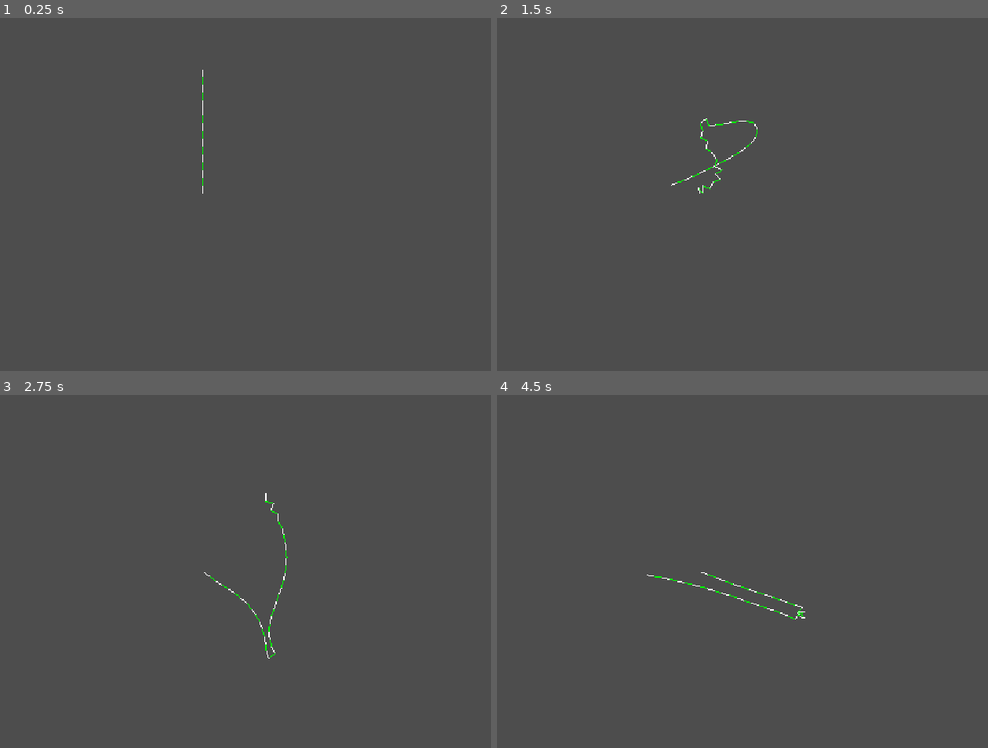
Above: before the commit, frames 1-4 (two rows, left to right).
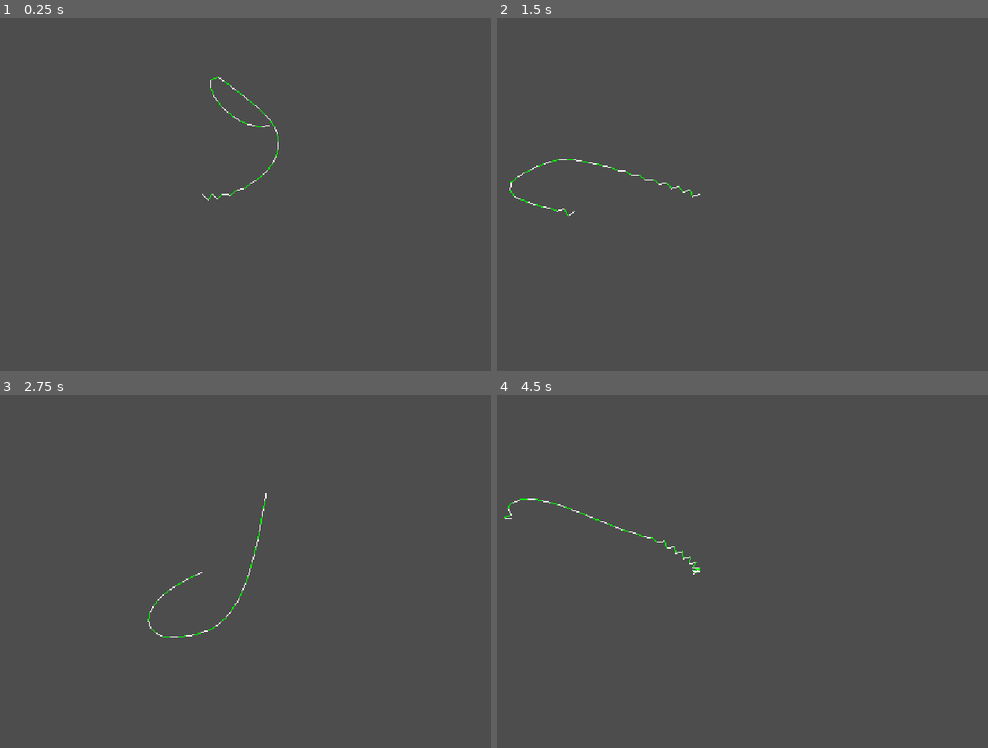
Above: after the commit, the same moments.

Repository: ElectricMolasses/godot-verlet-rope-test
Game: Godot game, scene res://RopeTest.tscn
Two runs of this game, one before a commit and one after it. Both use one fixed random seed, a clock stepped at 60 frames per second and the inputs below. The project has no main scene, so this scene is started directly.
Inputs (mouse positions are in pixels of both pictures, inside the frame that each line leads up to):
- Up to frame 1 (0.25 s): no input
- Up to frame 2 (1.5 s): move the mouse to (835, 176) at 0.52 s; press the mouse at (835, 176) at 0.53 s; move the mouse to (575, 212) at 1.27 s; release the mouse at (575, 212) at 1.28 s; click (575, 212) at 1.35 s
- Up to frame 3 (2.75 s): move the mouse to (265, 493) at 2.02 s; press the mouse at (265, 493) at 2.03 s
- Up to frame 4 (4.5 s): move the mouse to (668, 642) at 2.77 s; release the mouse at (668, 642) at 2.78 s; click (668, 642) at 2.85 s; move the mouse to (889, 624) at 3.52 s; press the mouse at (889, 624) at 3.53 s; move the mouse to (511, 518) at 4.27 s; release the mouse at (511, 518) at 4.28 s; click (511, 518) at 4.35 s

The runs differ from the first frame. In frame 1, 0.2% of the frame differs, in the area x 41-57%, y 14-52%; in frame 2, 0.4%; in frame 3, 0.3%; in frame 4, 0.4%, in the area x 1-63%, y 29-64%.

Commit message:
Exported controls to editor, and made head and tail controlled by a Node3D that can be provided through the inspector.

Diff:
--- a/RopeTest.tscn
+++ b/RopeTest.tscn
@@ -1,11 +1,20 @@
 [gd_scene format=3 uid="uid://dcj402frjrrpe"]
 
 [ext_resource type="PackedScene" uid="uid://o4jy8qbwwqhn" path="res://Rope.tscn" id="1_nu3sp"]
+[ext_resource type="Script" uid="uid://c14pukhspgd8i" path="res://head_anchor.gd" id="2_vfoak"]
 
 [node name="RopeTest" type="Node3D" unique_id=226722126]
 
-[node name="Rope" parent="." unique_id=1325020126 instance=ExtResource("1_nu3sp")]
+[node name="Rope" parent="." unique_id=1325020126 node_paths=PackedStringArray("head_anchor", "tail_anchor") instance=ExtResource("1_nu3sp")]
+head_anchor = NodePath("../HeadAnchor")
+tail_anchor = NodePath("../TailAnchor")
 
 [node name="Camera3D" type="Camera3D" parent="." unique_id=705640877]
 transform = Transform3D(1, 0, 0, 0, 1, 0, 0, 0, 1, 0, 0, 3.0215898)
 current = true
+
+[node name="TailAnchor" type="Node3D" parent="." unique_id=55628698]
+
+[node name="HeadAnchor" type="Node3D" parent="." unique_id=768610128]
+transform = Transform3D(1, 0, 0, 0, 1, 0, 0, 0, 1, 0.8692491, 0.9082887, 0)
+script = ExtResource("2_vfoak")
--- /dev/null
+++ b/head_anchor.gd
@@ -0,0 +1,16 @@
+extends Node3D
+
+@onready var rope_plane: Plane = Plane(Vector3(0, 0, 1), self.position.z)
+
+func _process(_delta: float) -> void:
+	if Input.is_action_pressed("LeftClick"):
+		var viewport: Viewport = get_viewport()
+		var camera_3d: Camera3D = viewport.get_camera_3d()
+
+		var mouse_position = viewport.get_mouse_position()
+
+		var origin: Vector3 = camera_3d.project_ray_origin(mouse_position)
+		var direction: Vector3 = camera_3d.project_ray_normal(mouse_position)
+
+		var result = rope_plane.intersects_ray(origin, direction)
+		self.position = result
--- a/rope.gd
+++ b/rope.gd
@@ -1,11 +1,23 @@
-class_name Rope extends Node3D
-## z-position will just be wherever it's set on z in 3D space.
+class_name Rope2_5D extends Node3D
+## A verlet rope designed for 3D space, that is only calculated within 2D space.
+
+@export var head_anchor: Node3D
+@export var tail_anchor: Node3D
 
 @export var use_tail_anchor: bool = true
 
-@export var tail_anchor: Vector3 = Vector3(0, 0, 0)
+@export var draw_debug_lines: bool = true
 
-@export var draw_debug_lines: bool = true
+@export var iterations: int = 80;
+
+@export var total_nodes: int = 40;
+@export var node_distance: float = .1;
+
+@export var gravity = Vector2(0, -9.8)
+
+var nodes: Array[VerletNode]
+
+@onready var rope_plane: Plane = Plane(Vector3(0, 0, 1), self.position.z)
 
 class VerletNode:
 	var position: Vector2
@@ -19,16 +31,6 @@
 	var temp: Vector2 = node.position
 	node.position += (node.position - node.old_position) + gravity * delta * delta
 	node.old_position = temp
-
-var iterations: int = 80;
-
-var total_nodes: int = 40;
-var node_distance: float = .1;
-@export var gravity = Vector2(0, -9.8)
-
-var nodes: Array[VerletNode]
-
-@onready var rope_plane: Plane = Plane(Vector3(0, 0, 1), self.position.z)
 
 func _ready() -> void:
 	nodes = []
@@ -50,10 +52,7 @@
 func _physics_process(delta: float) -> void:
 	simulate(delta)
 	for _i in range(iterations):
-		if use_tail_anchor:
-			apply_constraints_with_tail_anchor()
-		else:
-			apply_constraints()
+		apply_constraints()
 
 func simulate(delta: float) -> void:
 	for i in nodes.size():
@@ -66,52 +65,10 @@
 		var node_1: VerletNode = nodes[i]
 		var node_2: VerletNode = nodes[i + 1]
 
-		if i == 0 && Input.is_action_pressed("LeftClick"):
-			var viewport: Viewport = get_viewport()
-			var camera_3d: Camera3D = viewport.get_camera_3d()
-
-			var mouse_position = viewport.get_mouse_position()
-
-			var origin: Vector3 = camera_3d.project_ray_origin(mouse_position)
-			var direction: Vector3 = camera_3d.project_ray_normal(mouse_position)
-
-			var result = rope_plane.intersects_ray(origin, direction)
-
-			node_1.position = Vector2(result.x, result.y)
-
-		var diff_x: float = node_1.position.x - node_2.position.x
-		var diff_y: float = node_1.position.y - node_2.position.y
-		var dist: float = node_1.position.distance_to(node_2.position)
-		var difference: float = 0.0
-
-		if (dist > 0):
-			difference = (node_distance - dist) / dist;
-
-		@warning_ignore("SHADOWED_VARIABLE_BASE_CLASS")
-		var translate: Vector2 = Vector2(diff_x, diff_y) * (0.5 * difference)
-
-		node_1.position += translate
-		node_2.position -= translate
-
-func apply_constraints_with_tail_anchor() -> void:
-	for i in nodes.size()-1:
-		var node_1: VerletNode = nodes[i]
-		var node_2: VerletNode = nodes[i + 1]
-
-		if i == 0 && Input.is_action_pressed("LeftClick"):
-			var viewport: Viewport = get_viewport()
-			var camera_3d: Camera3D = viewport.get_camera_3d()
-
-			var mouse_position = viewport.get_mouse_position()
-
-			var origin: Vector3 = camera_3d.project_ray_origin(mouse_position)
-			var direction: Vector3 = camera_3d.project_ray_normal(mouse_position)
-
-			var result = rope_plane.intersects_ray(origin, direction)
-
-			node_1.position = Vector2(result.x, result.y)
-		if i == nodes.size()-1-1:
-			node_2.position = Vector2(tail_anchor.x, tail_anchor.y)
+		if i == 0 && head_anchor:
+			node_1.position = Vector2(head_anchor.position.x, head_anchor.position.y)
+		if use_tail_anchor && i == nodes.size()-2:
+			node_2.position = Vector2(tail_anchor.position.x, tail_anchor.position.y)
 
 		var diff_x: float = node_1.position.x - node_2.position.x
 		var diff_y: float = node_1.position.y - node_2.position.y
Not shown, added: head_anchor.gd.uid
